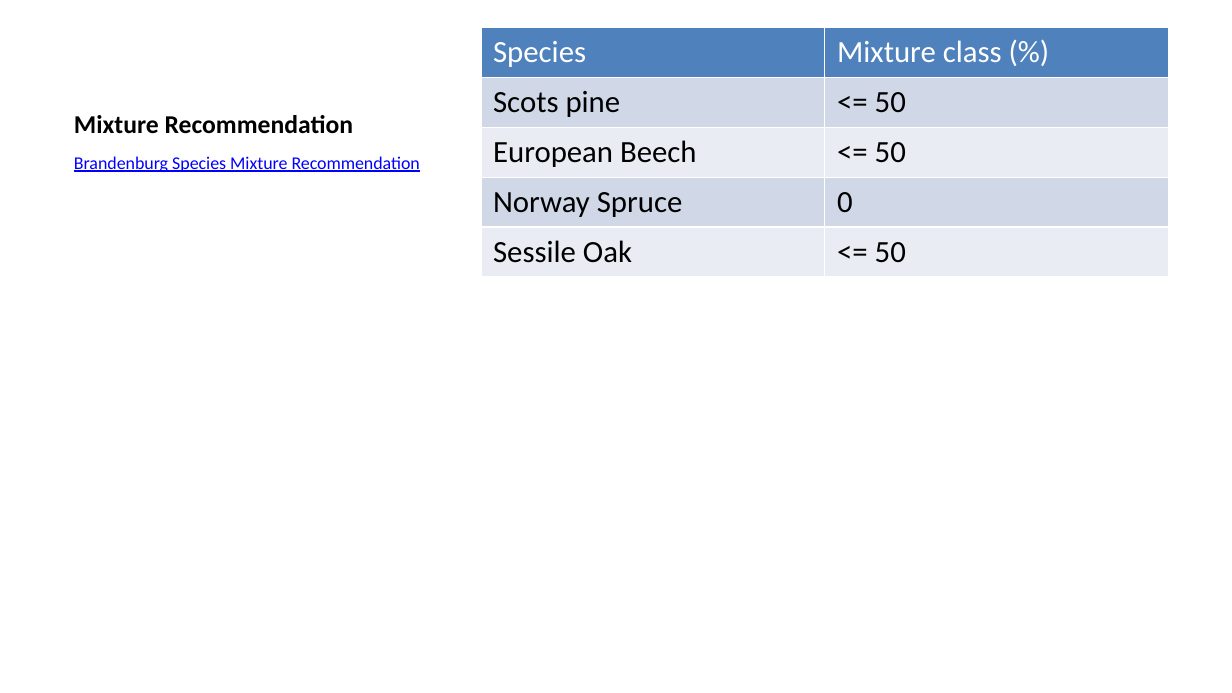
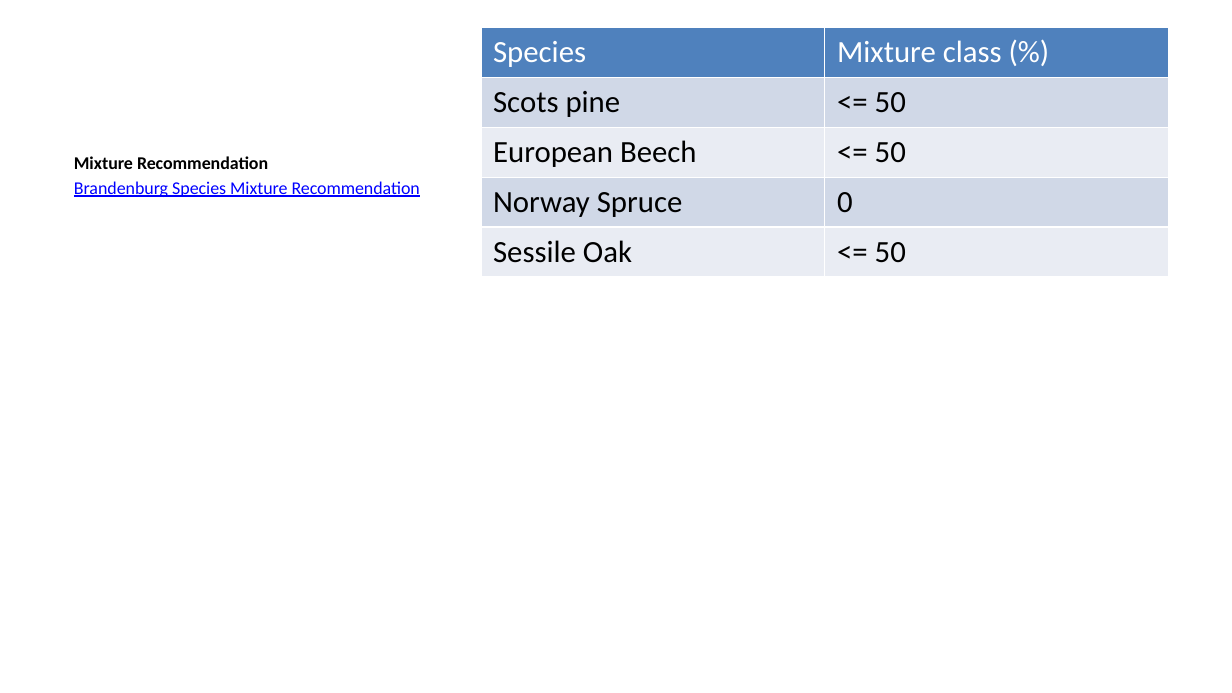
Before and after one commit to TyrannosauruSnacks/forest_management_2025, a slide deck: slide 6 of presentation.pptx (slide 5 before the commit). Drawn at 1232x693 pixels with LibreOffice and Linux fonts; fonts in the diff are those of the drawing. Boxes give left, top, right and bottom in pixels: in the first picture for what was removed or moved away, otherwise in the second. Text is boxed around its words. In the diff, an @@ line names an element or a change of style, - is before the commit and + after.

```diff
--- a/presentation.pptx
+++ b/presentation.pptx
@@ title removed at [74,115,353,134] @@
-Mixture Recommendation
@@ text at [74,156,268,169]: paragraph added @@
+Mixture Recommendation
```
Also in this commit, not shown: 9 other slides changed, 10 slides added, 4 slides removed, 6 other files.
